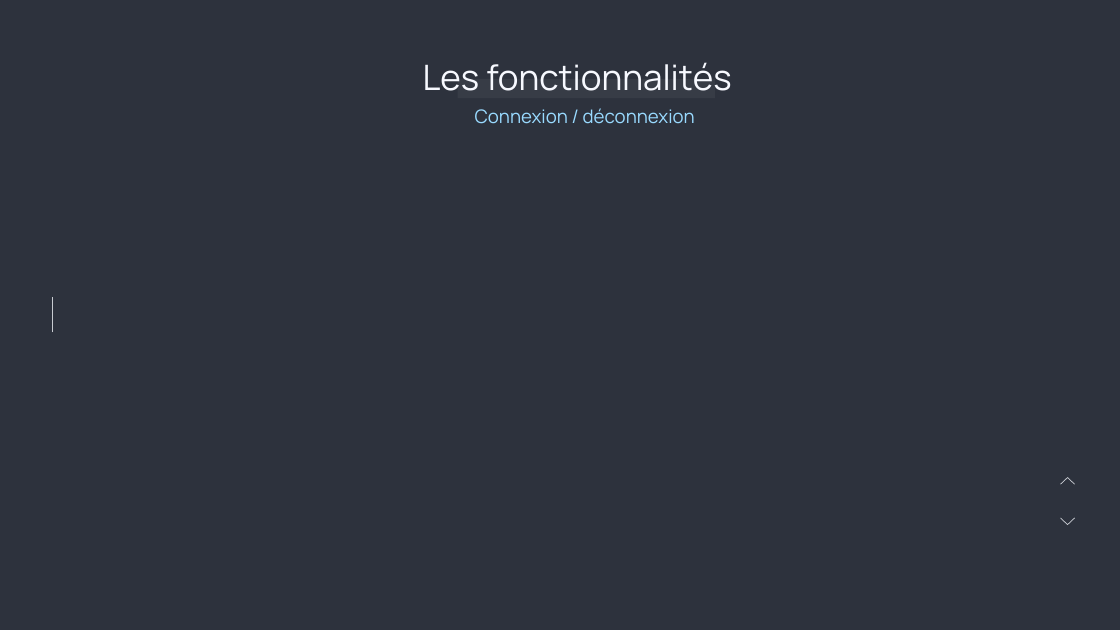
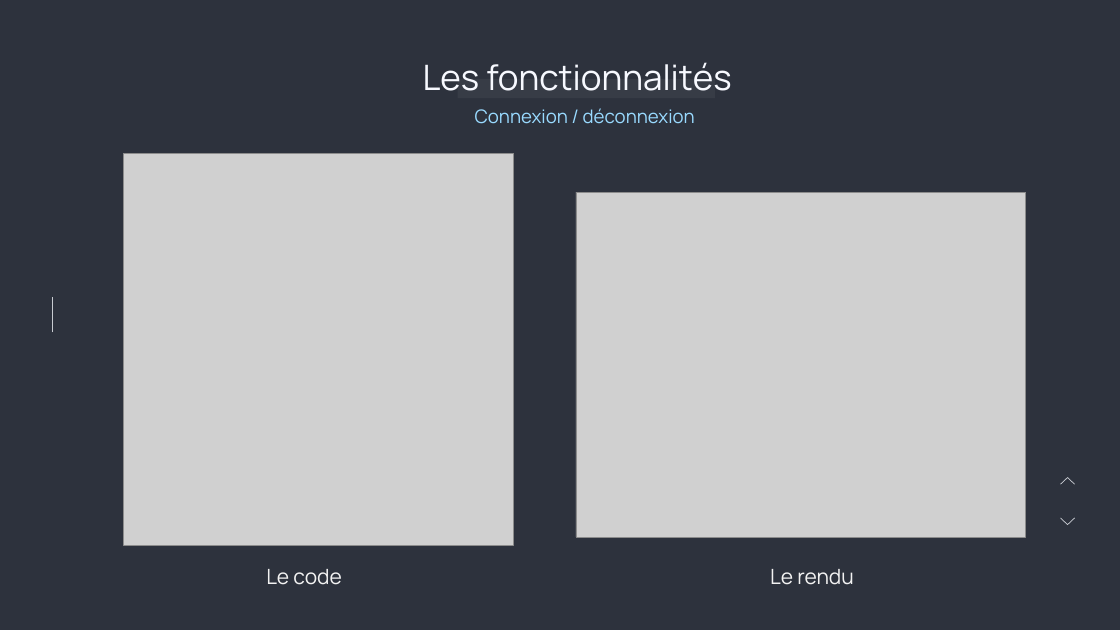
Before and after one commit to Anh-Kiet-VO/LIFPROJET-ACC, a slide deck: slide 5 of doc/LIFPROJET_Diapo.pptx. Drawn at 1120x630 pixels with LibreOffice and Linux fonts; fonts in the diff are those of the drawing; grey boxes stand for pictures. Boxes give left, top, right and bottom in pixels: in the first picture for what was removed or moved away, otherwise in the second. Text is boxed around its words. In the diff, an @@ line names an element or a change of style, - is before the commit and + after.

```diff
--- a/doc/LIFPROJET_Diapo.pptx
+++ b/doc/LIFPROJET_Diapo.pptx
@@ picture added at <box>123,153,513,545</box> @@
@@ picture added at <box>576,192,1026,537</box> @@
@@ text added at <box>266,569,341,585</box>, 36 pt, text #F2F2F2 @@
+Le code
@@ text added at <box>770,569,854,585</box>, 36 pt, text #F2F2F2 @@
+Le rendu
```
Also in this commit, not shown: 7 other files.
